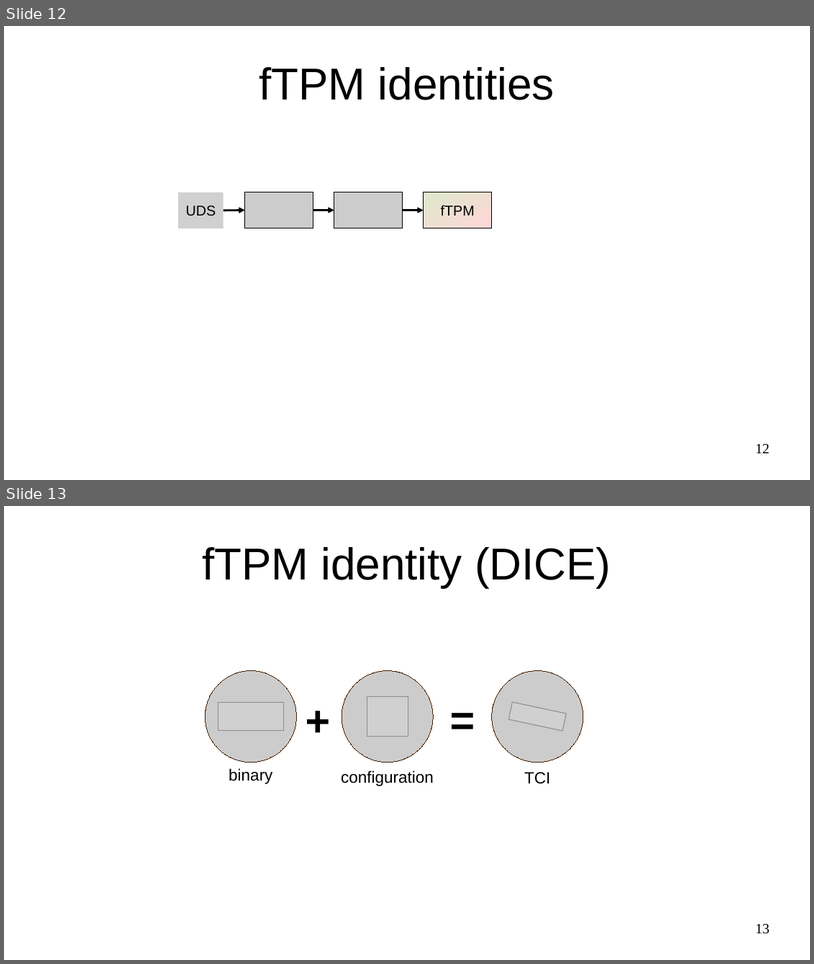
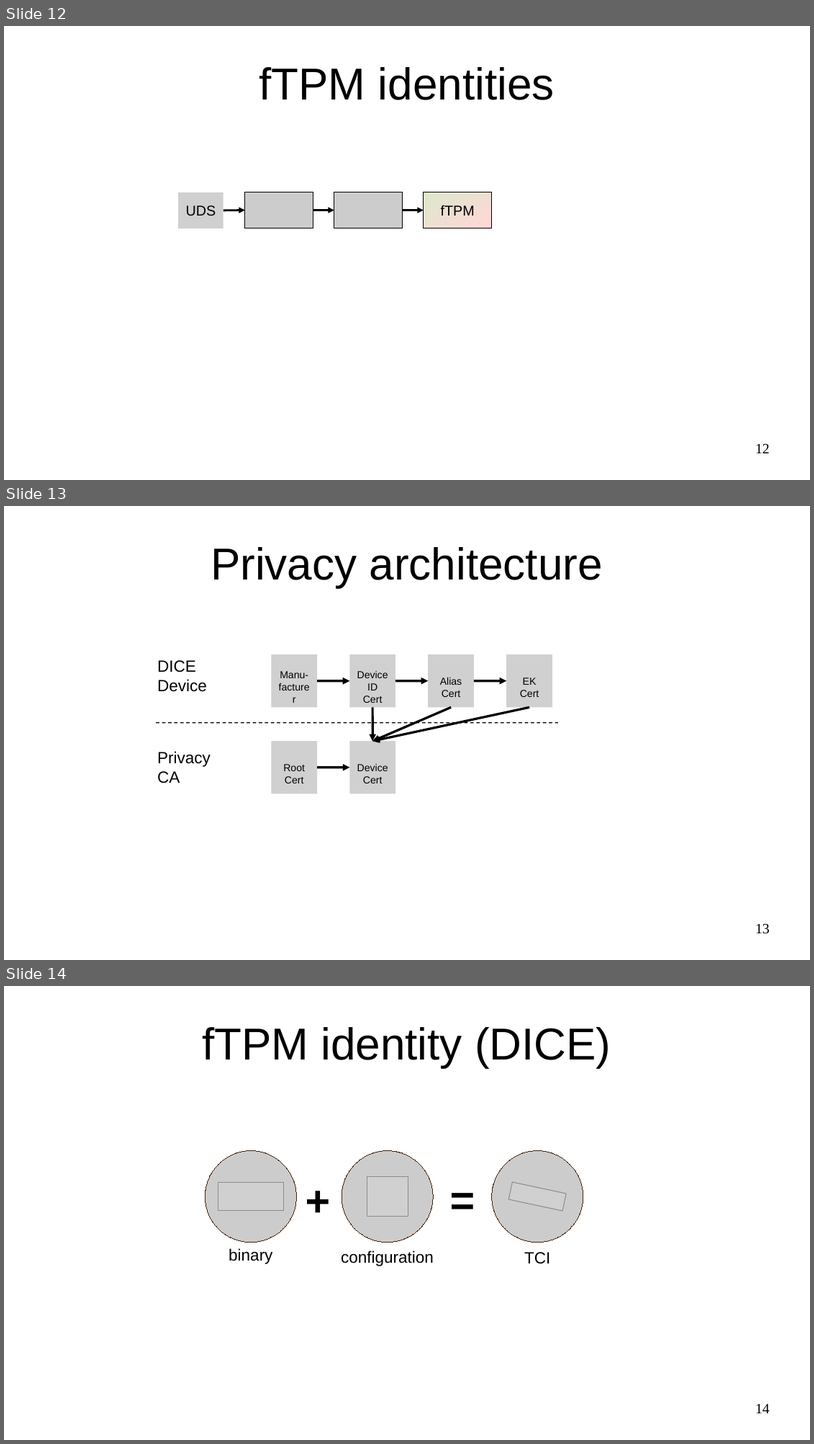
Before and after one commit to akorb/master-thesis, a slide deck: presentation.odp. Shown one above the other, each under a label of ours: slides 12 and 13 before the commit, slides 12, 13 and 14 after it. The pictures are 814x964 and 814x1444 pixels, drawn with LibreOffice and Linux fonts; fonts in the diff are those of the drawing; grey boxes stand for pictures. Boxes give left, top, right and bottom in pixels: in the first picture for what was removed or moved away, otherwise in the second. Text is boxed around its words. In the diff, an @@ line names an element or a change of style, - is before the commit and + after.

Commit message:
WIP: Privacy graph

```diff
--- a/presentation.odp
+++ b/presentation.odp
@@ slide 13 added at box(4, 506, 810, 960), background #FFFFFF @@
@@ title added at box(211, 547, 603, 587), 44 pt, text #000000 @@
+Privacy architecture
@@ picture added at box(272, 654, 318, 707), 10 pt, text #000000 @@
+Manu-
+facturer
@@ picture added at box(350, 654, 396, 707), 10 pt, text #000000 @@
+DeviceID
+Cert
@@ picture added at box(428, 654, 475, 707), 10 pt, text #000000 @@
+Alias
+Cert
@@ picture added at box(507, 654, 553, 707), 10 pt, text #000000 @@
+EK
+Cert
@@ text added at box(157, 660, 207, 692), 16 pt, text #000000 @@
+DICE
+Device
@@ arrow added from (317, 681) to (350, 681), #000000 2.27 pt @@
@@ arrow added from (396, 681) to (428, 681), #000000 2.27 pt @@
@@ arrow added from (475, 681) to (507, 681), #000000 2.27 pt @@
@@ arrow added from (373, 707) to (373, 741), #000000 2.27 pt @@
@@ arrow added from (451, 707) to (373, 741), #000000 2.27 pt @@
@@ arrow added from (530, 707) to (373, 741), #000000 2.27 pt @@
@@ line added from (156, 723) to (558, 723), #000000 0.85 pt dashed @@
@@ picture added at box(272, 741, 318, 793), 10 pt, text #000000 @@
+Root
+Cert
@@ picture added at box(350, 741, 396, 793), 10 pt, text #000000 @@
+Device
+Cert
@@ text added at box(157, 751, 211, 783), 16 pt, text #000000 @@
+Privacy CA
@@ arrow added from (317, 767) to (350, 767), #000000 2.27 pt @@
@@ page number added at box(756, 924, 770, 934), 14 pt, text #000000 @@
+13
@@ what was slide 13 is now slide 14 @@
@@ page number at box(756, 1404, 770, 1413): text changed @@
-13
+14
```
